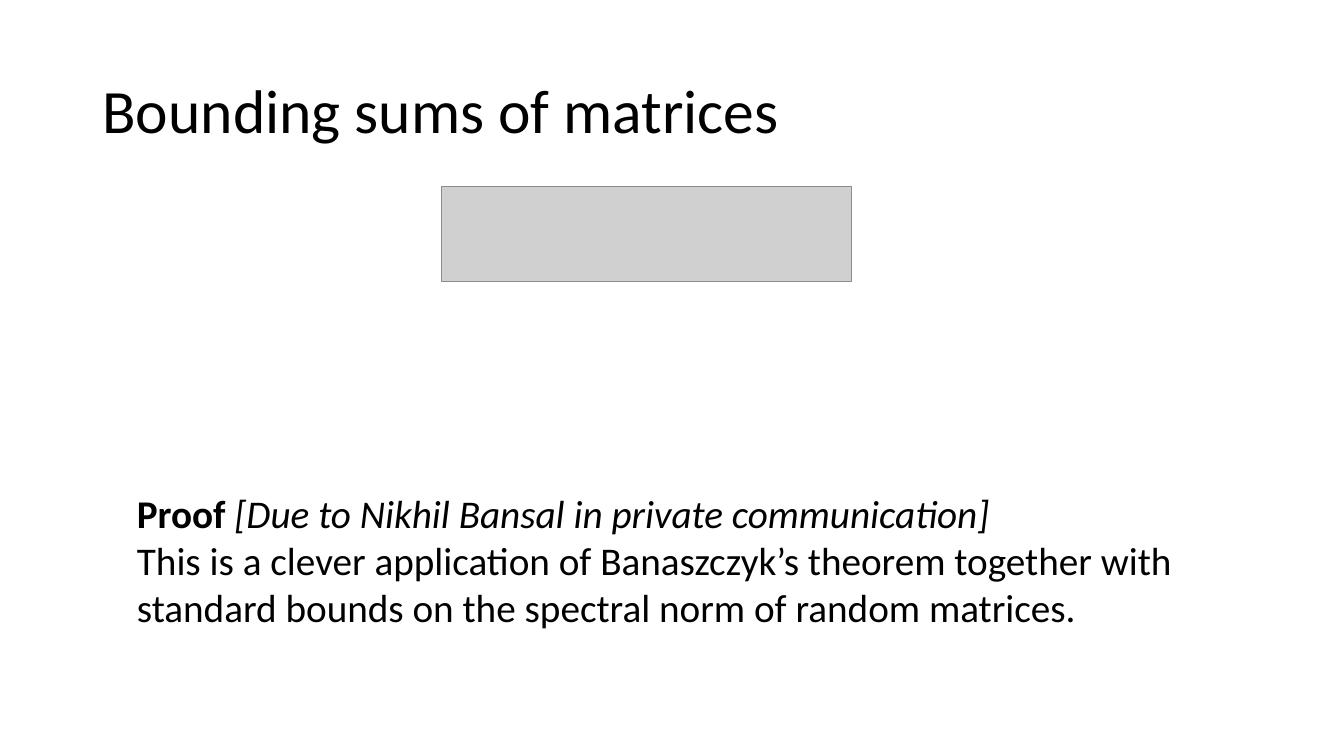
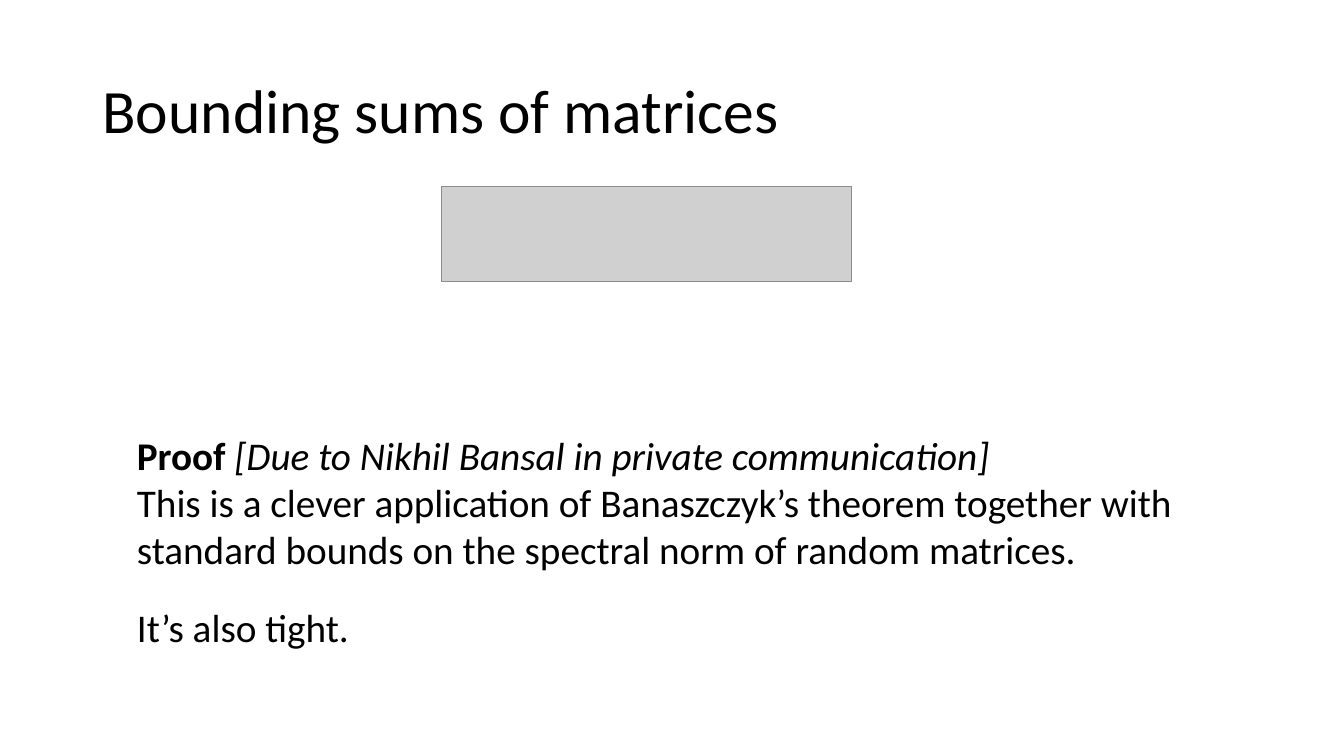
Before and after one commit to zkarnin/density_sketch, a slide deck: slide 17 of presentation.pptx. Drawn at 1344x756 pixels with LibreOffice and Linux fonts; fonts in the diff are those of the drawing; grey boxes stand for pictures. Boxes give left, top, right and bottom in pixels: in the first picture for what was removed or moved away, otherwise in the second. Text is boxed around its words. In the diff, an @@ line names an element or a change of style, - is before the commit and + after.

```diff
--- a/presentation.pptx
+++ b/presentation.pptx
@@ text "Proof [Due to Nikhil Bansal ...": place and size @@
-text "Proof [Due to Nikhil Bansal ..." at [137, 499, 1172, 629]
+text "Proof [Due to Nikhil Bansal ..." at [137, 441, 1172, 649]
@@ text at [137, 614, 348, 649]: paragraph added @@
+It’s also tight.
```
Also in this commit, not shown: 10 other slides changed, 2 slides added, 1 slide removed.
